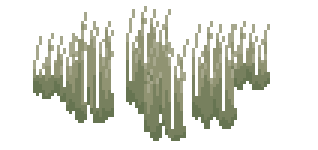
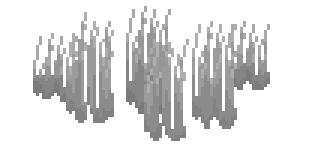
Layer changes from the first 318 × 150 image to the second:
painted on "Слой 2 копия" over [66, 12, 237, 141]
painted on "Слой 3" over [33, 6, 270, 114]
removed layer "Слой 2" over [126, 6, 171, 114]
removed layer "Слой 1" over [33, 33, 78, 102]
